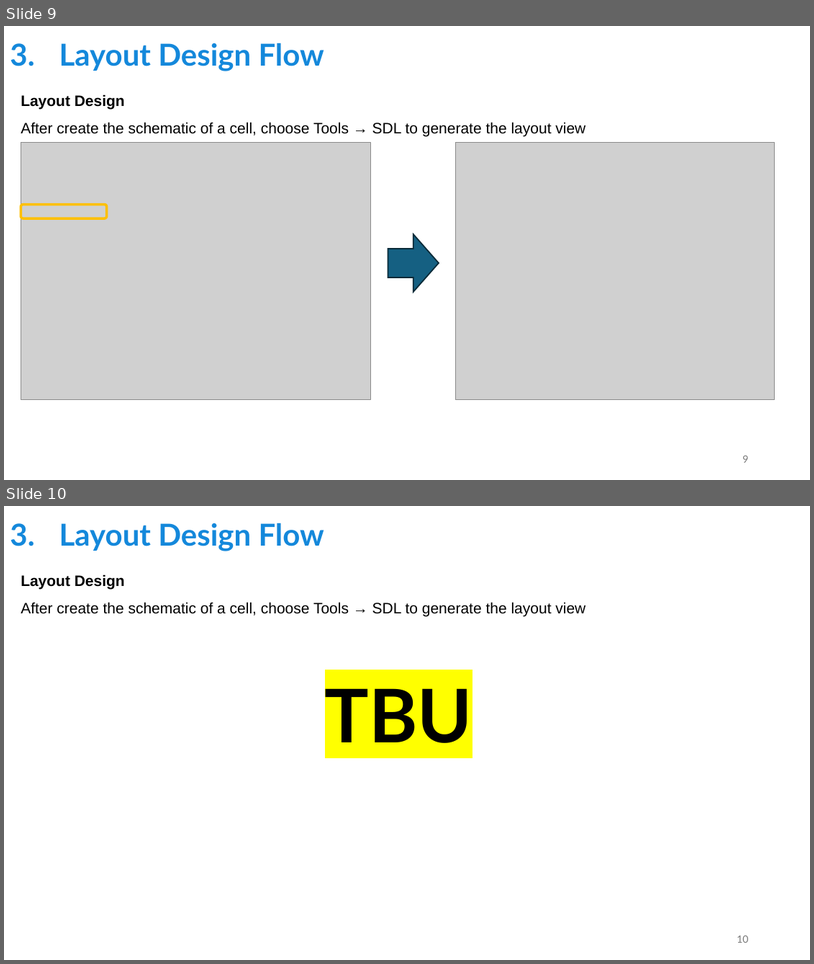
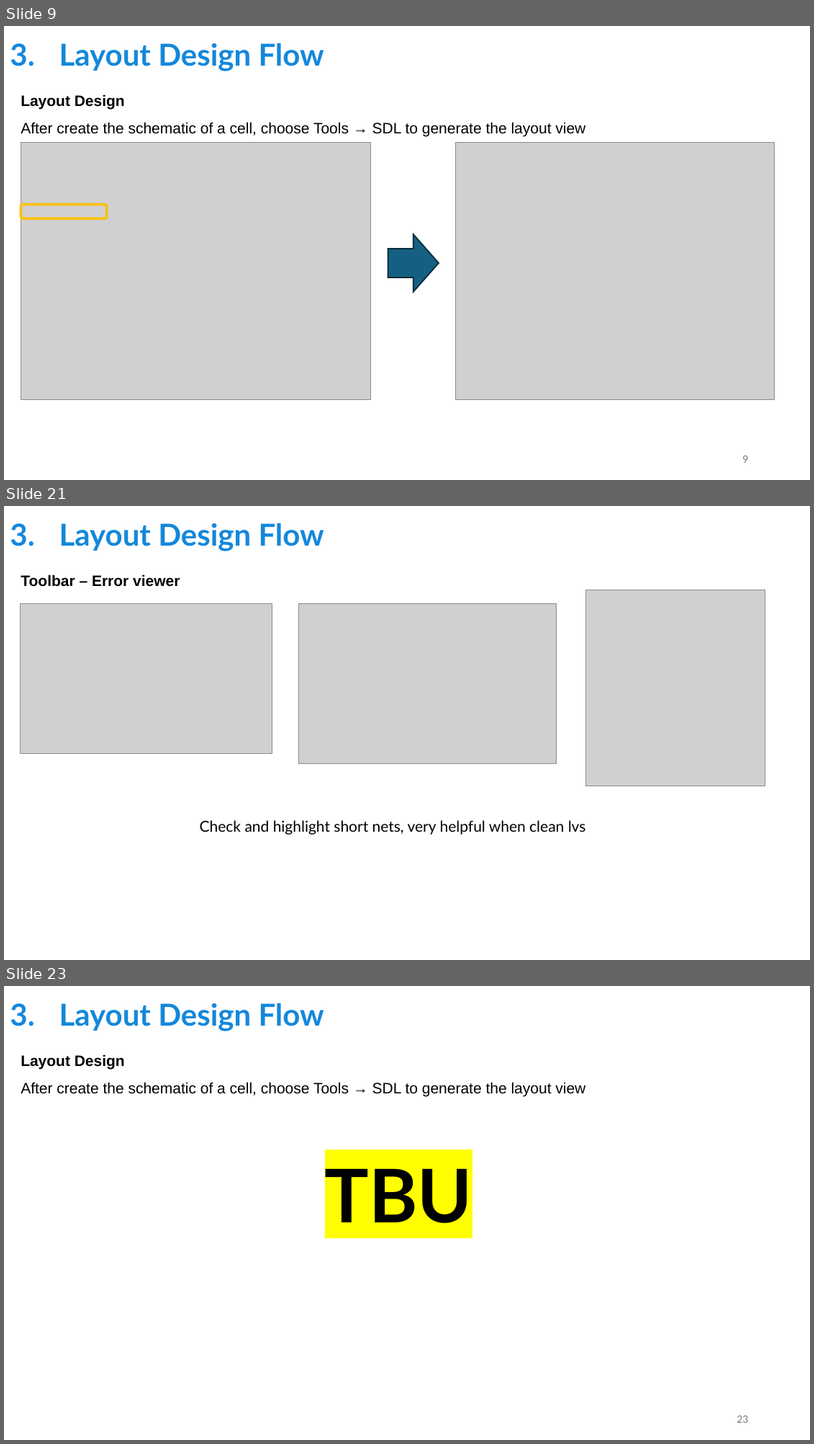
Before and after one commit to tien2032002/CC-Guideline, a slide deck: SYNOPSYS TOOLS GUIDELINES 1.pptx. Shown one above the other, each under a label of ours: slides 9 and 10 before the commit, slides 9, 21 and 23 after it; the slides between them are not shown. The pictures are 814x964 and 814x1444 pixels, drawn with LibreOffice and Linux fonts; fonts in the diff are those of the drawing; grey boxes stand for pictures. Boxes give left, top, right and bottom in pixels: in the first picture for what was removed or moved away, otherwise in the second. Text is boxed around its words. In the diff, an @@ line names an element or a change of style, - is before the commit and + after.

Commit message:
update layout guideline

```diff
--- a/SYNOPSYS TOOLS GUIDELINES 1.pptx
+++ b/SYNOPSYS TOOLS GUIDELINES 1.pptx
@@ slide 21 added at bbox=[4, 506, 810, 960], background #FFFFFF @@
@@ title added at bbox=[59, 523, 324, 551], 36 pt, text #1488DB, bold @@
+3. Layout Design Flow
@@ text added at bbox=[21, 574, 180, 587], 18 pt, text #000000, bold @@
+Toolbar – Error viewer
@@ picture added at bbox=[586, 590, 766, 786] @@
@@ picture added at bbox=[21, 603, 273, 754] @@
@@ picture added at bbox=[298, 603, 557, 764] @@
@@ text added at bbox=[200, 820, 586, 834], 18 pt, text #000000 @@
+Check and highlight short nets, very helpful when clean lvs
@@ what was slide 10 is now slide 23 @@
@@ page number at bbox=[737, 1415, 748, 1422]: text changed @@
-10
+23
```
Also in this commit, not shown: 12 other slides added.
